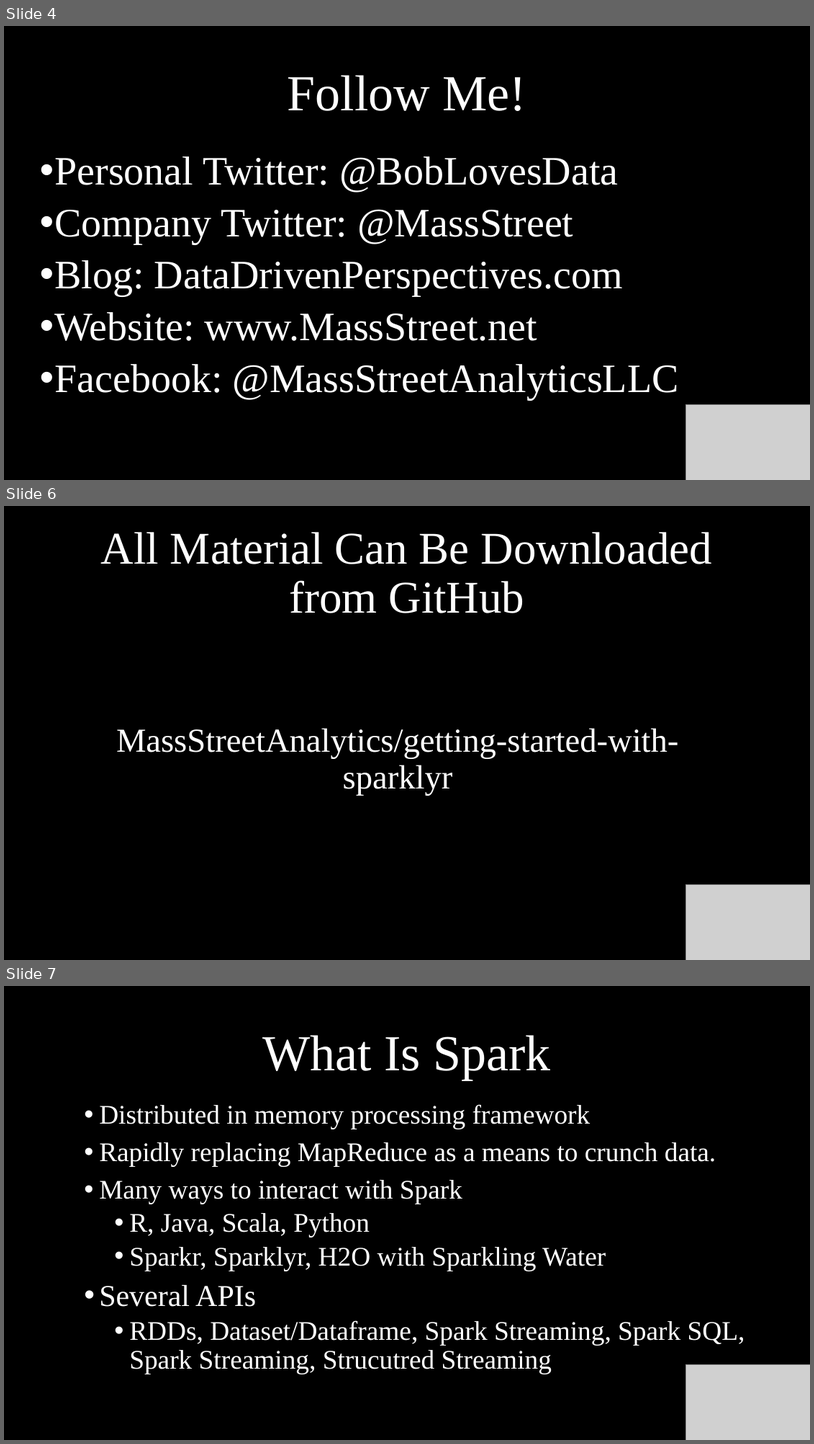
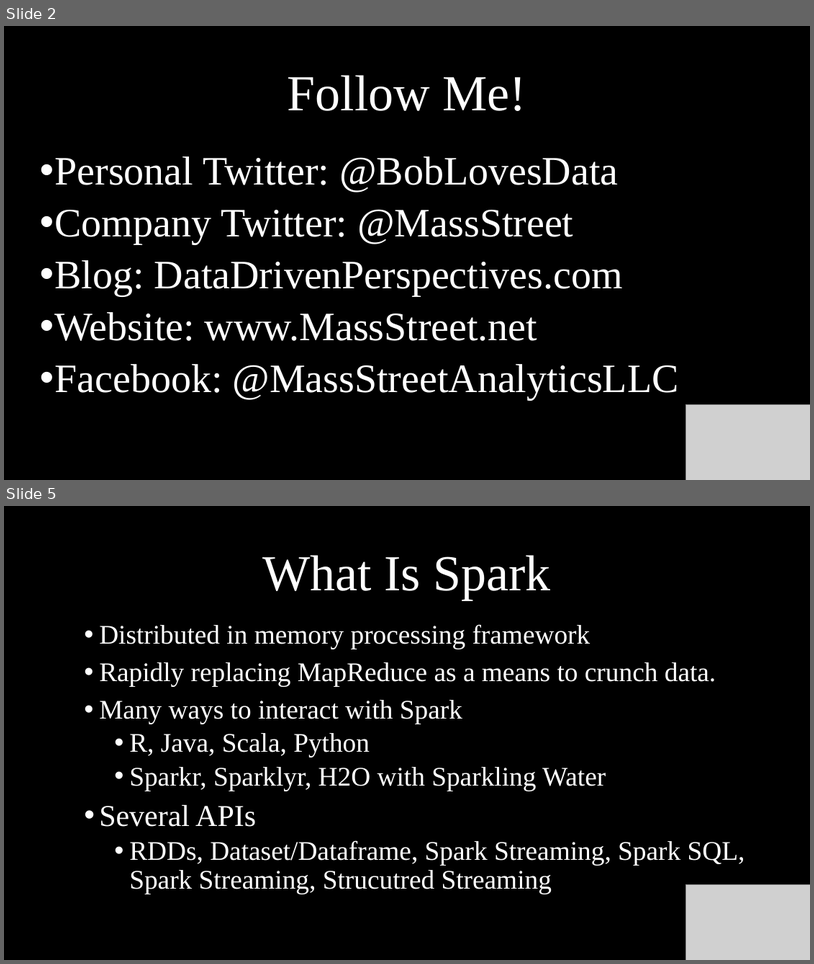
Before and after one commit to MassStreetAnalytics/getting-started-with-sparklyr, a slide deck: Documents/Deck/Getting Started With Sparklyr.pptx. Shown one above the other, each under a label of ours: slides 4, 6 and 7 before the commit, slides 2 and 5 after it; the slides between them are not shown. The pictures are 814x1444 and 814x964 pixels, drawn with LibreOffice and Linux fonts; fonts in the diff are those of the drawing; grey boxes stand for pictures; background and template pictures are left out. Boxes give left, top, right and bottom in pixels: in the first picture for what was removed or moved away, otherwise in the second. Text is boxed around its words. In the diff, an @@ line names an element or a change of style, - is before the commit and + after.

```diff
--- a/Documents/Deck/Getting Started With Sparklyr.pptx
+++ b/Documents/Deck/Getting Started With Sparklyr.pptx
@@ slide 6 removed at [4, 506, 810, 960], background picture (left out) @@
@@ title removed at [101, 532, 713, 613] @@
-All Material Can Be Downloaded from GitHub
@@ text removed at [116, 728, 679, 795] @@
-MassStreetAnalytics/getting-started-with-sparklyr
@@ picture removed at [687, 885, 810, 960] @@
@@ what was slide 4 is now slide 2 @@
@@ what was slide 7 is now slide 5 @@
```
Also in this commit, not shown: 1 slide changed, 2 slides added, 2 other slides removed, 5 other files.
